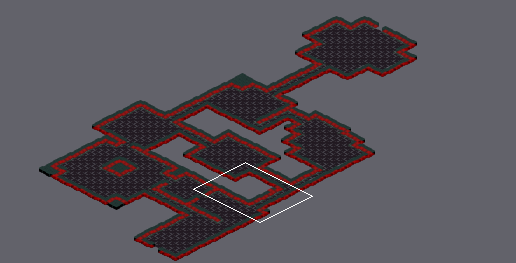
Tiled map, stored at Game/maps/Level1_Final.tmx. The picture above shows the old version from afar; the outline marks the close-up.
Close-up. Old version:
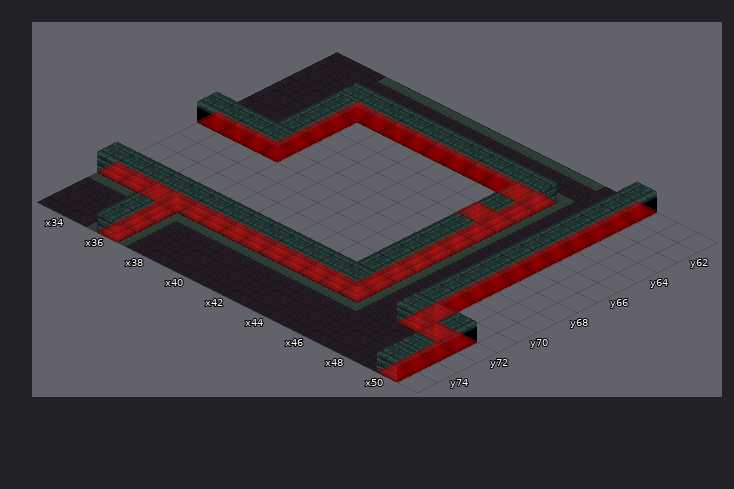
Cells are 64x32 px. Isometric: x runs down to the right, y down to the left. Shown: x 33..51, y 61..75. The commit also changed other parts of the map, which this record leaves out.
Now the later version:
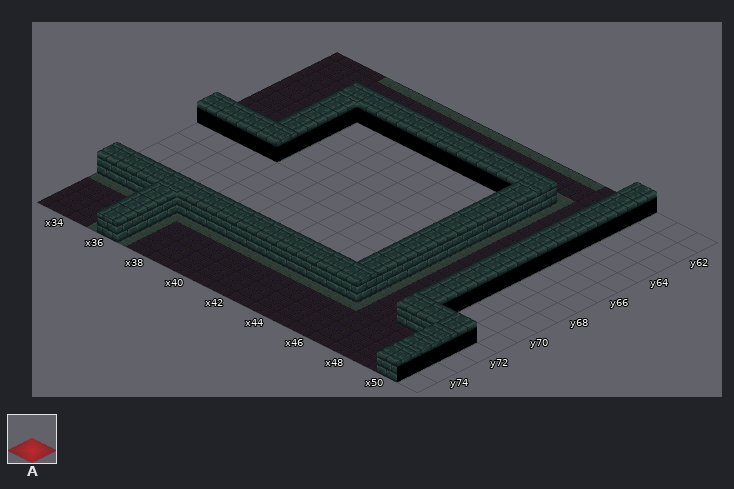
Key: from "tileset_dungeon_lvl1": A 28.
_ is an empty cell, . an unchanged one.
From old to new:
--- layer "Collisions" (now hidden)
@@ x 33..50 @@
-61 ...............A..
-62 ...............A..
-63 ...AAAAAAAAAA..A..
-64 ...A........A..A..
-65 ...A.......AA..A..
-66 ...A........A..A..
-67 AAAA........A..A..
-68 ............A..A..
-69 ............A..A..
-70 ............A..A..
-71 ............A..A..
-72 AAAAAAAAAAAAA..AAA
-73 ...A.............A
-74 ...A.............A
-75 ...A.............A
+61 ..............._..
+62 ..............._..
+63 ...__________.._..
+64 ..._........_.._..
+65 ..._.......__.._..
+66 ..._........_.._..
+67 ____........_.._..
+68 ............_.._..
+69 ............_.._..
+70 ............_.._..
+71 ............_.._..
+72 _____________..___
+73 ..._............._
+74 ..._............._
+75 ..._............._
